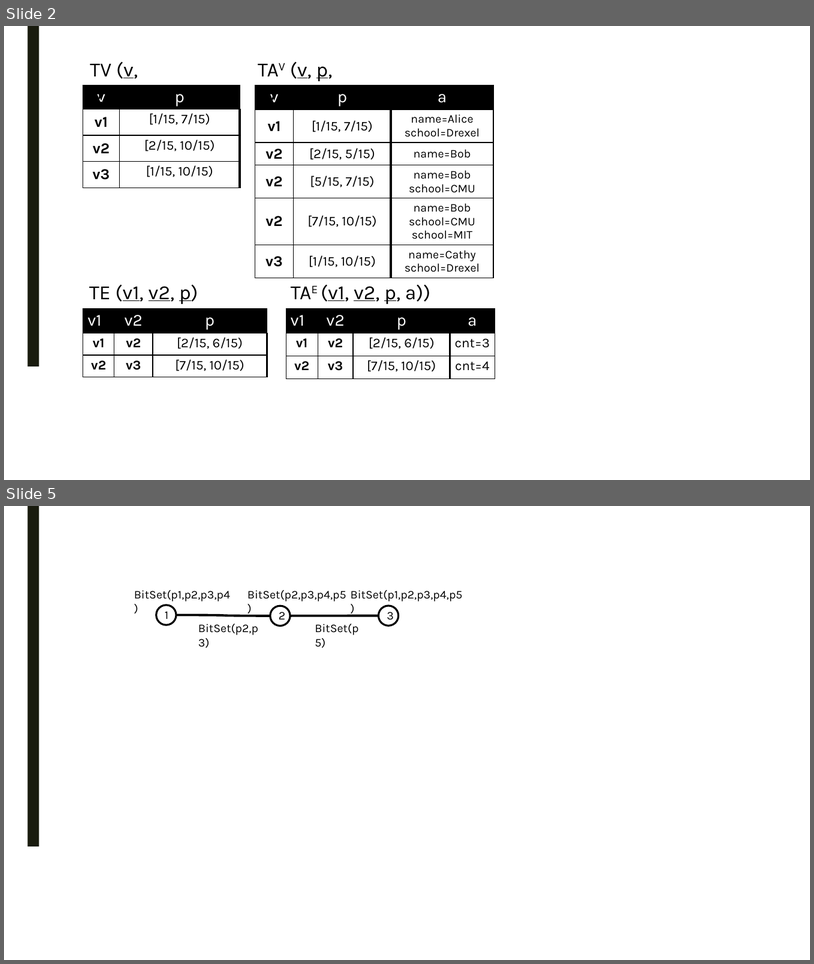
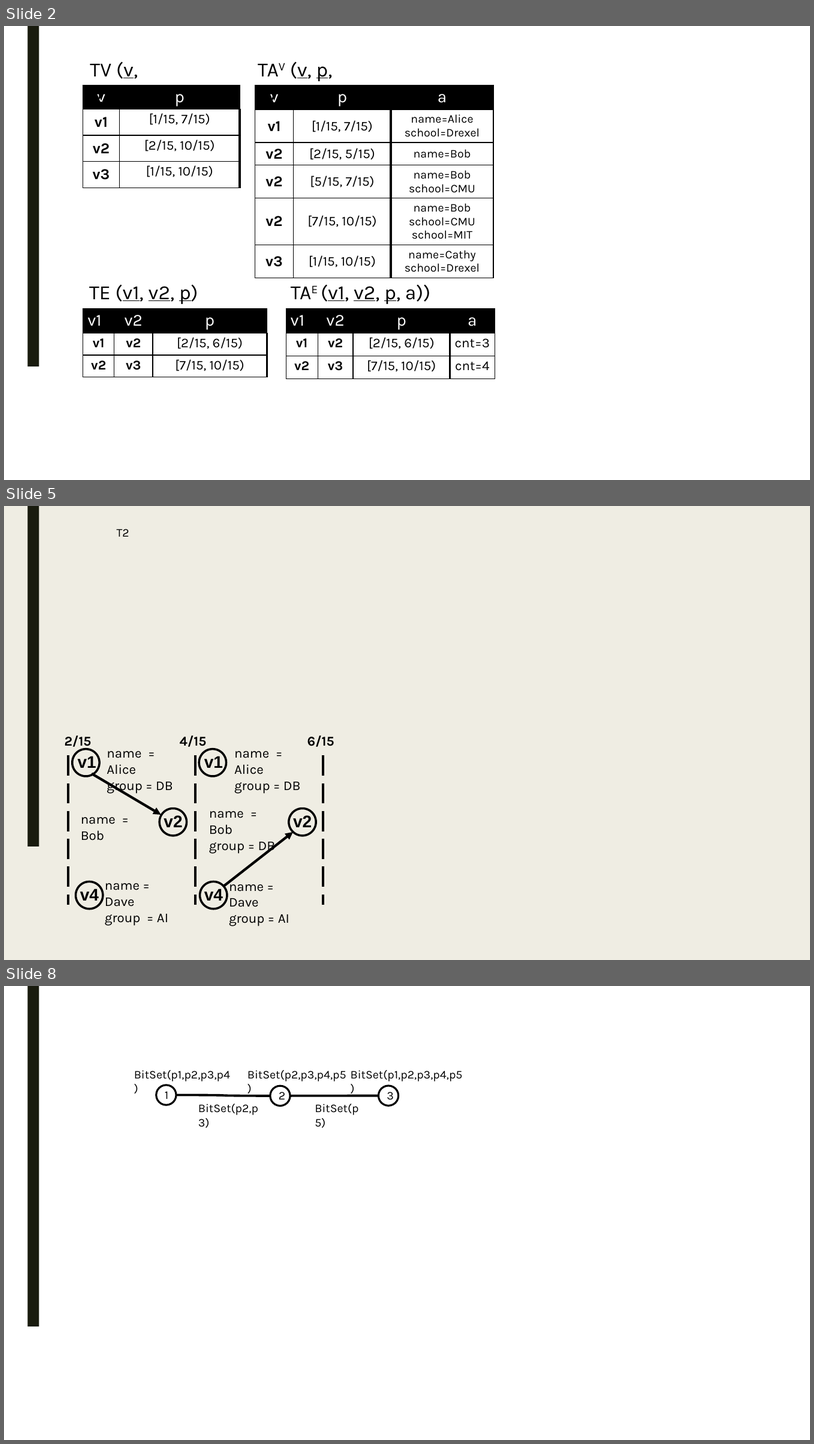
Before and after one commit to PortalDB/portal, a slide deck: paper/pvldb2016/figs/model.pptx. Shown one above the other, each under a label of ours: slides 2 and 5 before the commit, slides 2, 5 and 8 after it; the slides between them are not shown. The pictures are 814x964 and 814x1444 pixels, drawn with LibreOffice and Linux fonts; fonts in the diff are those of the drawing. Boxes give left, top, right and bottom in pixels: in the first picture for what was removed or moved away, otherwise in the second. Text is boxed around its words. In the diff, an @@ line names an element or a change of style, - is before the commit and + after.

```diff
--- a/paper/pvldb2016/figs/model.pptx
+++ b/paper/pvldb2016/figs/model.pptx
@@ slide 5 added at [4,506,810,960], background #EFEDE3; not listed: 1 template element that a slide beside it also shows @@
@@ text added at [117,529,129,537], 14 pt, text #000000 @@
+T2
@@ group added at [65,735,335,926]: 15 texts, 6 ellipses, 3 lines, 2 arrows @@
+name = Alice
+group = DB
+name = Bob
+name = Alice
+group = DB
+name = Bob
+group = DB
+4/15
+6/15
+2/15
+v1
+v1
+v2
+v2
+v4
+name = Dave
+group = AI
+v4
+name = Dave
+group = AI
@@ what was slide 5 is now slide 8 @@
```
Also in this commit, not shown: 4 slides changed, 2 other slides added, 12 other files.
